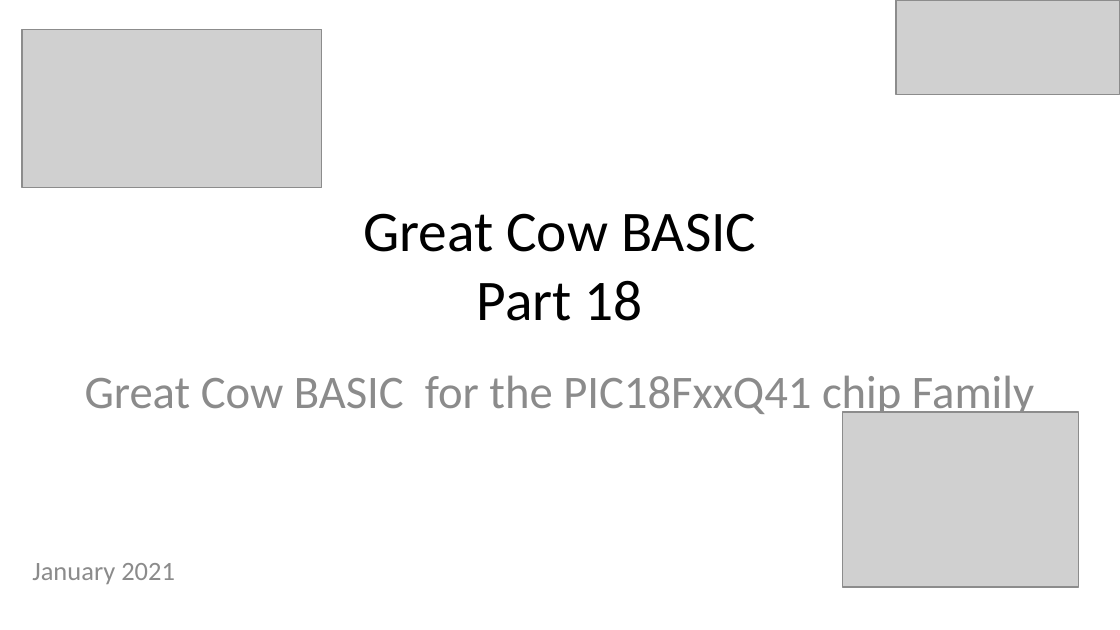
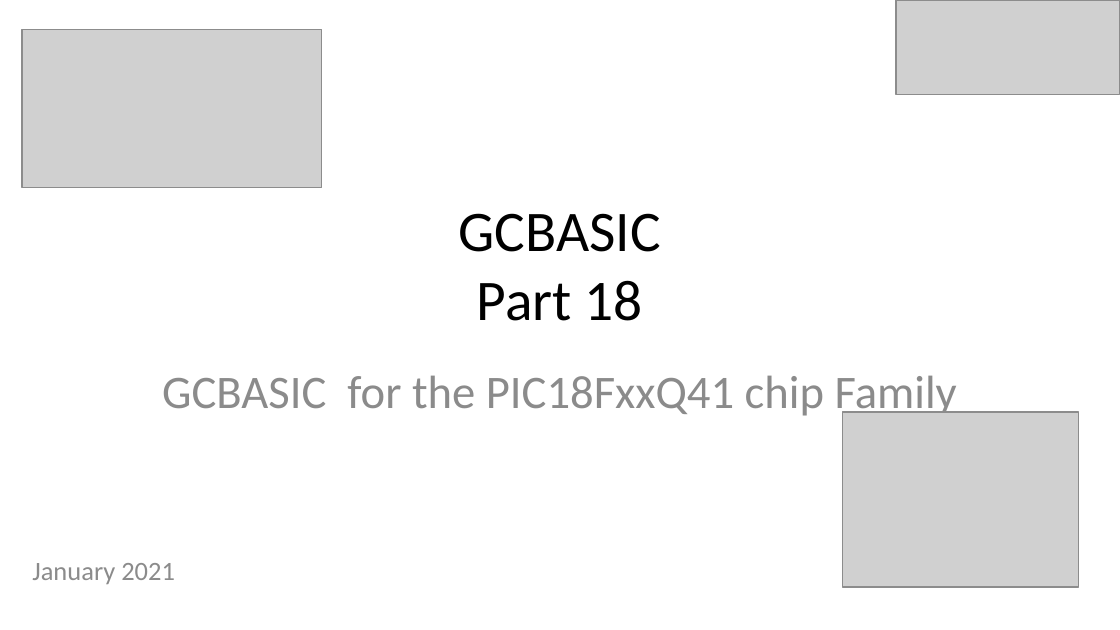
Before and after one commit to GreatCowBASIC/Demonstration_Sources, a slide deck: slide 1 of Vendor_Boards/Great_Cow_Basic_Demo_Board/18Fx6q20_ChipRange_Demonstrations/tutorials/Great Cow BASIC_Part18.pptx. Drawn at 1120x630 pixels with LibreOffice and Linux fonts; fonts in the diff are those of the drawing; grey boxes stand for pictures. Boxes give left, top, right and bottom in pixels: in the first picture for what was removed or moved away, otherwise in the second. Text is boxed around its words. In the diff, an @@ line names an element or a change of style, - is before the commit and + after.

```diff
--- a/Vendor_Boards/Great_Cow_Basic_Demo_Board/18Fx6q20_ChipRange_Demonstrations/tutorials/Great Cow BASIC_Part18.pptx
+++ b/Vendor_Boards/Great_Cow_Basic_Demo_Board/18Fx6q20_ChipRange_Demonstrations/tutorials/Great Cow BASIC_Part18.pptx
@@ title at (459,213,661,321): text changed @@
-Great Cow BASIC
-Part 18
+GCBASIC
+Part 18
@@ subtitle at (162,375,957,420): text changed @@
-Great Cow BASIC for the PIC18FxxQ41 chip Family
+GCBASIC for the PIC18FxxQ41 chip Family
```
Also in this commit, not shown: 9 other slides changed, 57 other files.
